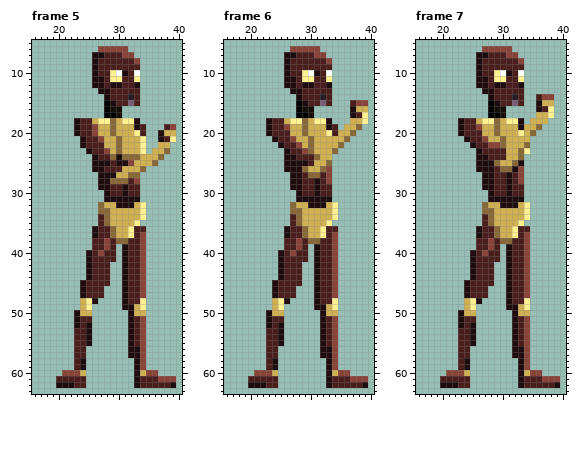
File history of a pixel-art file, Assets/Turing_Master_Emotes.aseprite. The picture above is the old version.
64x64 pixels, 24 frames. Shown: frame 5: x 16..40, y 5..63; frame 6: x 16..40, y 5..63; frame 7: x 16..40, y 5..63. The commit also changed other frames, which this record leaves out.
After the commit:
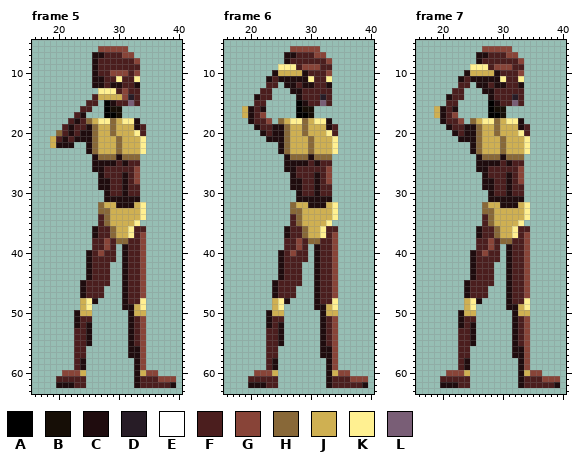
Palette (. is transparent): A #000000  B #160e06  C #1f0c0e  D #271c26  E #ffffff  F #4b1e1e  G #884438  H #886838  J #cfb052  K #fff091  L #795e76
Change:
layer "Turing_Salute_Right" now shown
layer "Turing_Score_Right" now hidden
--- frame 5
@@ x 16..40 @@
  9 ..........CFFFFFFF.......
-10 ..........CFFKECFE.......
-11 ..........CCFKKFFK.......
+10 ..........CFFGGGFG.......
+11 ..........CCFFKFFK.......
 12 ..........CCFCCFFC.......
-13 ...........CCFFFFF.......
-14 ............CFFFDF.......
-15 ............ACFFLF.......
-16 ............ABB..........
-17 ............AAB..........
-18 .......CFFJKKHJKKC.......
-19 .......CFFGJJHJJJCF...FG.
-20 .......CFFGJJHJJJKF..CJJ.
-21 ........CFFGJJHJJJK..CFK.
-22 ........CFFFJJHJJJK..JJ..
-23 .........CFFGJHJJJK.JJH..
-24 ..........CFFHCHHHJJJH...
-25 ..........CCCFCCGJJJH....
-26 ..........CCFFFJJJH......
-27 ...........CCCJJHH.......
-28 ...........CCHHHFG.......
+13 ...........KKKFGFF.......
+14 ..........FJJJJGDF.......
+15 .........FF.ACFFLF.......
+16 ........FF..ABB..........
+17 .......FC...AAB..........
+18 ......FCFHJKKHJKKC.......
+19 .....FCFFCHJJHJJJCF......
+20 ....HFCFCCHJJHJJJKF......
+21 ...JFCFCCCHJJJHJJJK......
+22 ...JCCC..CHJJJHJJJK......
+23 .........CHJJJHJJJK......
+24 ..........CHHHCHHH.......
+25 ..........CCCCFCFF.......
+26 ..........CCFFFFFG.......
+27 ...........CFFFCFG.......
+28 ...........CCFFCFG.......
 29 ...........CCFFCFF.......
--- frame 6
@@ x 16..40 @@
  8 ..........CFFFFFFG.......
- 9 ..........CFFFFFFF.......
-10 ..........CFFKECFE.......
-11 ..........CCFKKFFK.......
-12 ..........CCFCCFFC.......
-13 ...........CCFFFFF.......
-14 ............CFFFDF.......
-15 ............ACFFLF...FGG.
-16 ............ABB......CJJ.
-17 ............AAB......CFK.
-18 .......CFFJKKHJKKC...JJK.
-19 .......CFFGJJHJJJCF.JJH..
-20 .......CFFFJJHJJJKFJJH...
-21 ........CFFGJJHJJJJJH....
-22 .........CFFGJHJJJJH.....
-23 ..........CFFGHJJJH......
-24 ..........CCFFFHJJ.......
-25 ..........CCCCFJJH.......
-26 ..........CCCHJJHG.......
-27 ...........CCFHHFG.......
+ 9 .........KKKFGGGFF.......
+10 ........CJJJJCFFFG.......
+11 .......CFCCCCCKFFK.......
+12 .......FF.CCFCCFFC.......
+13 ......FF...CCFFFFF.......
+14 .....CFF....CFFFDF.......
+15 .....FF.....ACFFLF.......
+16 ...JCFC.....ABB..........
+17 ...JCFG.....AAB..........
+18 ....CFFG.HJKKHJKKC.......
+19 .....CFFCCHJJHJJJCF......
+20 ......CFCCHJJHJJJKF......
+21 .......CCCHJJJHJJJK......
+22 .........CHJJJHJJJK......
+23 .........CHJJJHJJJK......
+24 ..........CHHHCHHH.......
+25 ..........CCCCFCFF.......
+26 ..........CCFFFFFG.......
+27 ...........CFFFCFG.......
 28 ...........CCFFCFG.......
--- frame 7
@@ x 16..40 @@
  8 ..........CFFFFFFG.......
- 9 ..........CFFFFFFF.......
-10 ..........CFFKECFE.......
-11 ..........CCFKKFFK.......
-12 ..........CCFCCFFC.......
-13 ...........CCFFFFF.......
-14 ............CFFFDF..FGG..
-15 ............ACFFLF..CJJ..
-16 ............ABB.....CFK..
-17 ............AAB.....JJK..
-18 .......CFFJKKHJKKC.JJJ...
-19 .......CFFGJJHJJJCJJH....
-20 .......CFFFJJHJJJKJH.....
-21 ........CFFGJJHJJJJ......
-22 .........CFFGGHJJJH......
-23 ..........CFFFFJJHK......
-24 ..........CCFFFJJH.......
-25 ..........CCCHJJHC.......
-26 ..........CCCFHHCG.......
-27 ...........CCFFCFG.......
+ 9 .........KKKFGGGFF.......
+10 ........CJJJJCFFFG.......
+11 .......CFCCCCCKFFK.......
+12 .......FF.CCFCCFFC.......
+13 ......FF...CCFFFFF.......
+14 .....CFF....CFFFDF.......
+15 .....FF.....ACFFLF.......
+16 ...JCFC.....ABB..........
+17 ...JCFG.....AAB..........
+18 ....CFFG.HJKKHJKKC.......
+19 .....CFFCCHJJHJJJCF......
+20 ......CFCCHJJHJJJKF......
+21 .......CCCHJJJHJJJK......
+22 .........CHJJJHJJJK......
+23 .........CHJJJHJJJK......
+24 ..........CHHHCHHH.......
+25 ..........CCCCFCFF.......
+26 ..........CCFFFFFG.......
+27 ...........CFFFCFG.......
 28 ...........CCFFCFG.......
Pixel boxes of the changes (left, top, right, bottom) in both pictures:
changed: (50, 70, 176, 184)
changed: (242, 64, 368, 178)
changed: (434, 64, 554, 178)
